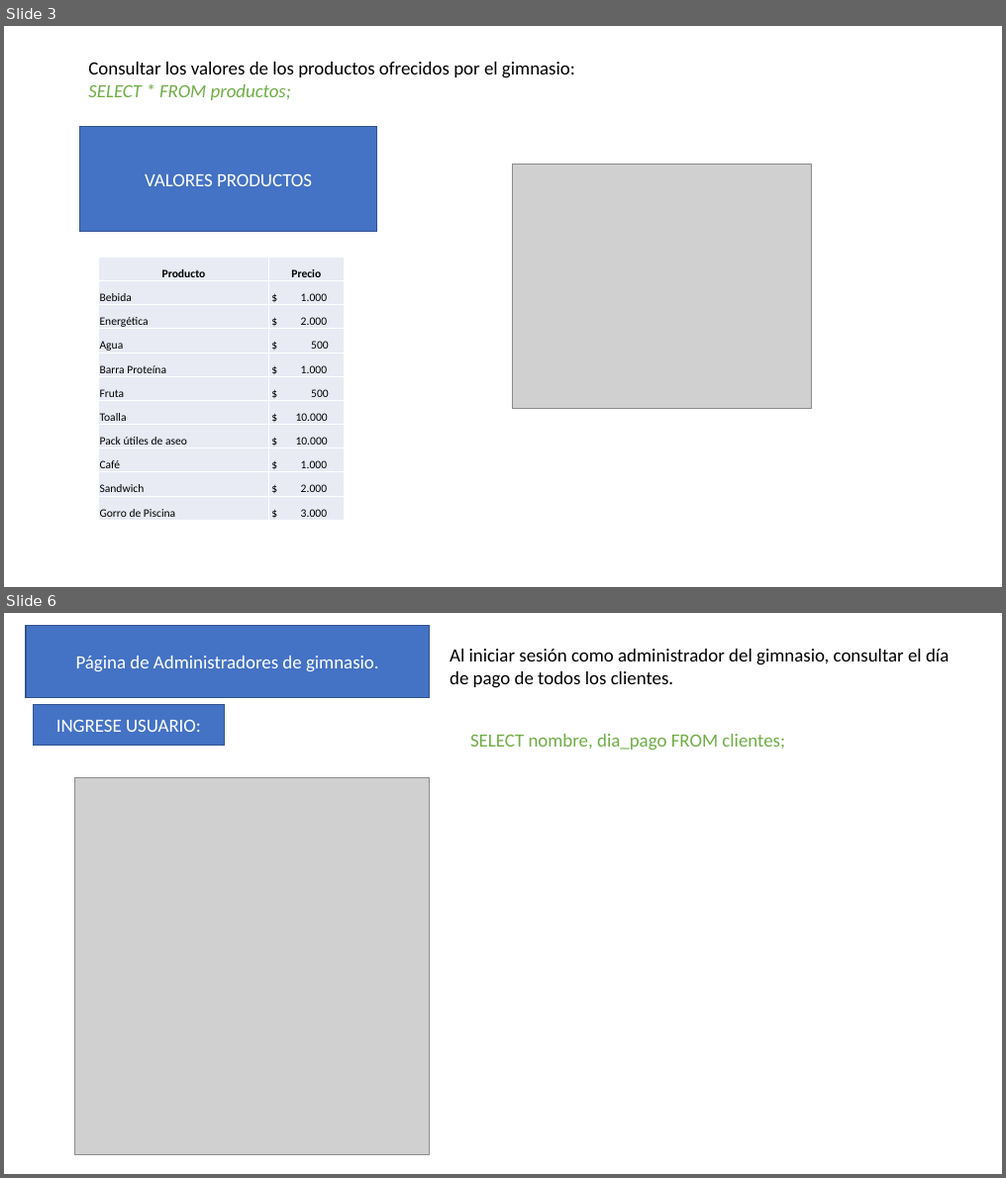
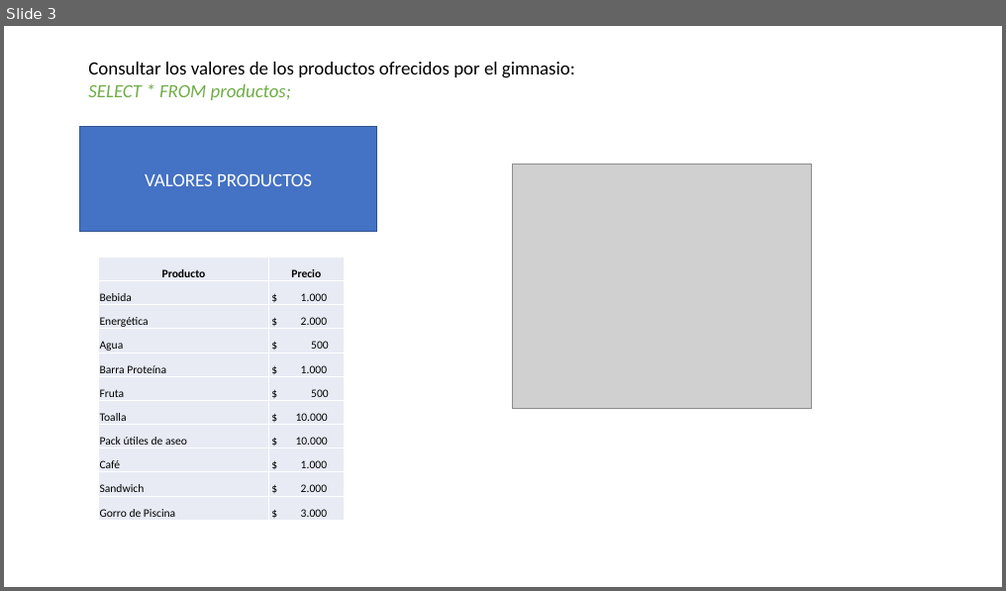
Before and after one commit to Francisca2020/ExamenfinalM4, a slide deck: Página Web.pptx. Shown one above the other, each under a label of ours: slides 3 and 6 before the commit, slide 3 after it; the slides between them are not shown. The pictures are 1006x1178 and 1006x591 pixels, drawn with LibreOffice and Linux fonts; fonts in the diff are those of the drawing; grey boxes stand for pictures. Boxes give left, top, right and bottom in pixels: in the first picture for what was removed or moved away, otherwise in the second. Text is boxed around its words. In the diff, an @@ line names an element or a change of style, - is before the commit and + after.

Commit message:
Add files via upload
Versión Final_cambios Página web

```diff
--- a/Página Web.pptx
+++ b/Página Web.pptx
@@ slide 6 removed at [4,613,1002,1174], background #FFFFFF @@
@@ rectangle removed at [26,625,430,697] @@
-Página de Administradores de gimnasio.
@@ text removed at [450,649,948,688] @@
-Al iniciar sesión como administrador del gimnasio, consultar el día de pago de todos los clientes.
@@ rectangle removed at [33,705,224,746] @@
-INGRESE USUARIO:
@@ text removed at [470,734,785,750] @@
-SELECT nombre, dia_pago FROM clientes;
@@ picture removed at [74,777,430,1155] @@
```
Also in this commit, not shown: 2 slides changed, 2 slides added.
